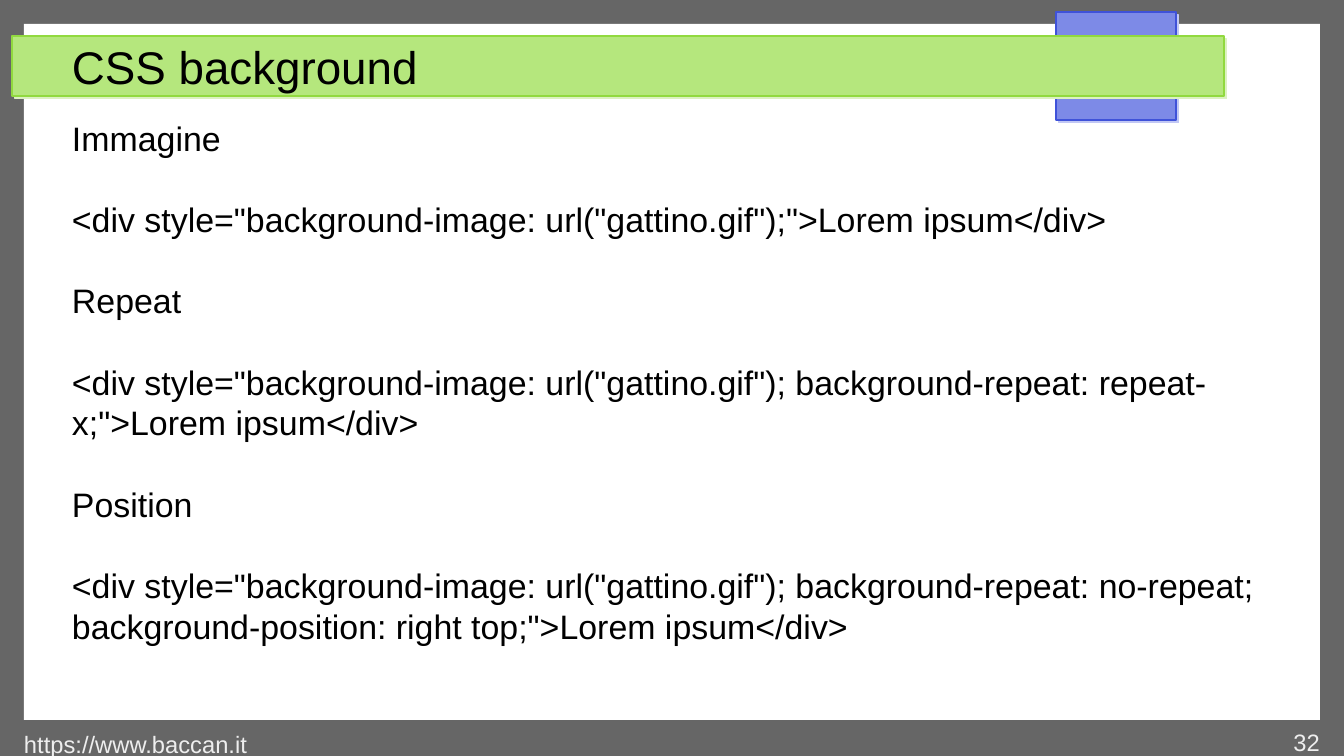
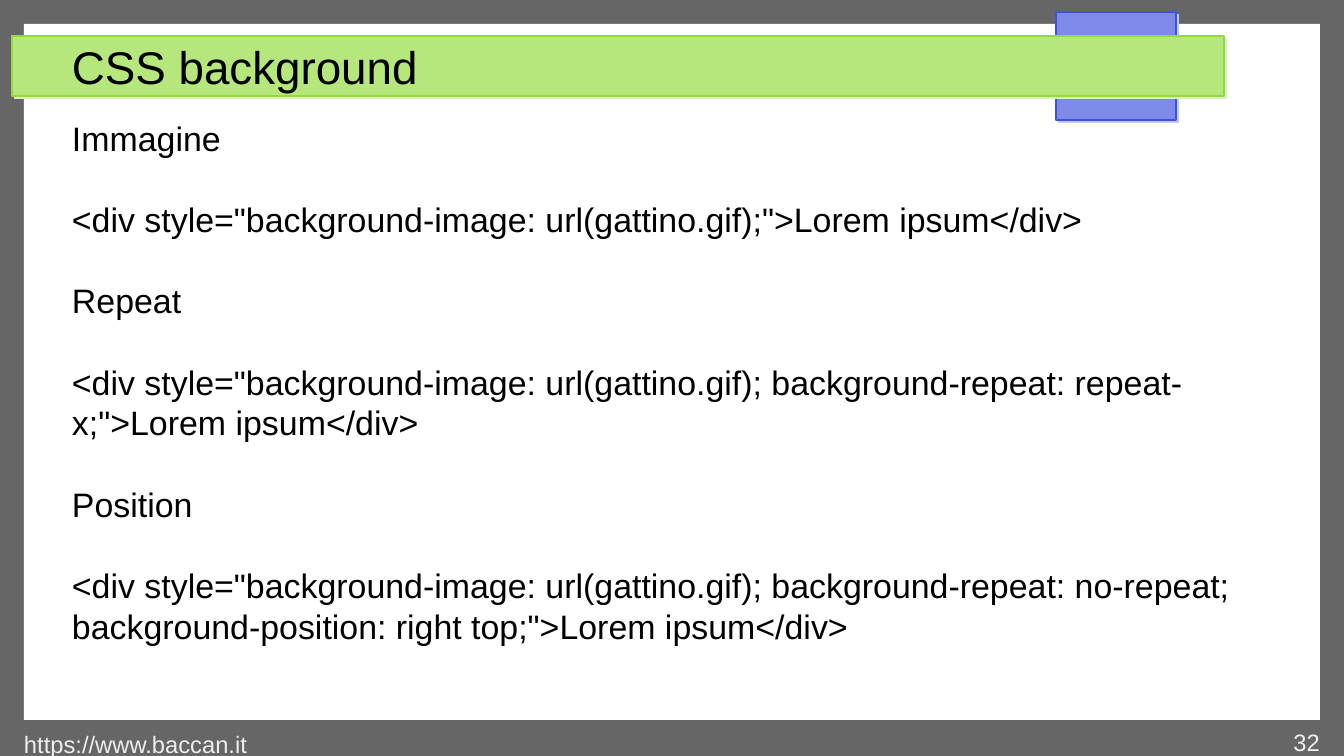
Before and after one commit to matteobaccan/CorsoCSS, a slide deck: slide 32 of Chapter_css.odp. Drawn at 1344x756 pixels with LibreOffice and Linux fonts; fonts in the diff are those of the drawing. Boxes give left, top, right and bottom in pixels: in the first picture for what was removed or moved away, otherwise in the second. Text is boxed around its words. In the diff, an @@ line names an element or a change of style, - is before the commit and + after.

```diff
--- a/Chapter_css.odp
+++ b/Chapter_css.odp
@@ text at [72, 207, 1082, 239]: text changed @@
-<div style="background-image: url("gattino.gif");">Lorem ipsum</div>
+<div style="background-image: url(gattino.gif);">Lorem ipsum</div>
@@ text at [72, 370, 1182, 442]: text changed @@
-<div style="background-image: url("gattino.gif"); background-repeat: repeat-x;">Lorem ipsum</div>
+<div style="background-image: url(gattino.gif); background-repeat: repeat-x;">Lorem ipsum</div>
@@ text at [72, 573, 1229, 645]: text changed @@
-<div style="background-image: url("gattino.gif"); background-repeat: no-repeat; background-position: right top;">Lorem ipsum</div>
+<div style="background-image: url(gattino.gif); background-repeat: no-repeat; background-position: right top;">Lorem ipsum</div>
```
Also in this commit, not shown: 1 other slide changed, 1 other file.
